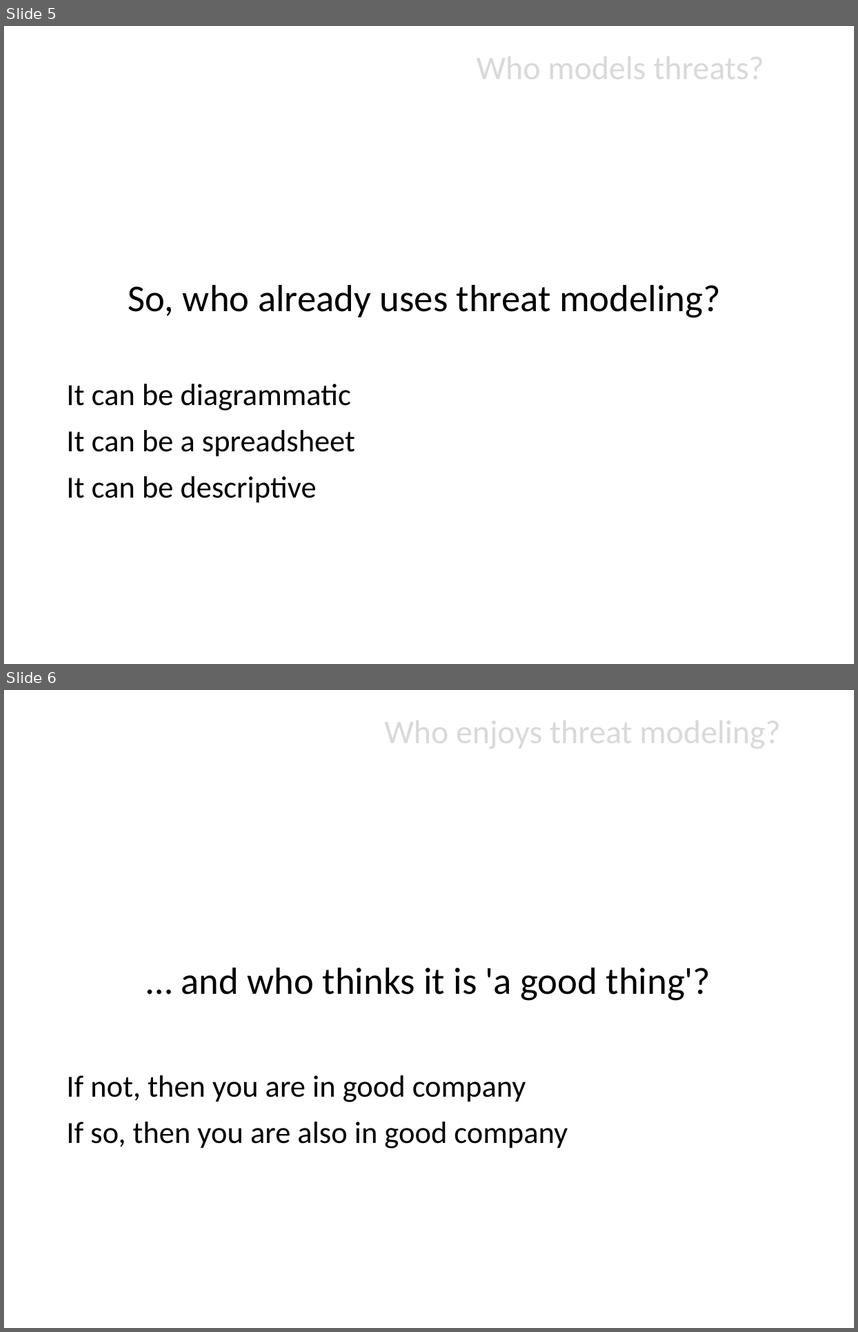
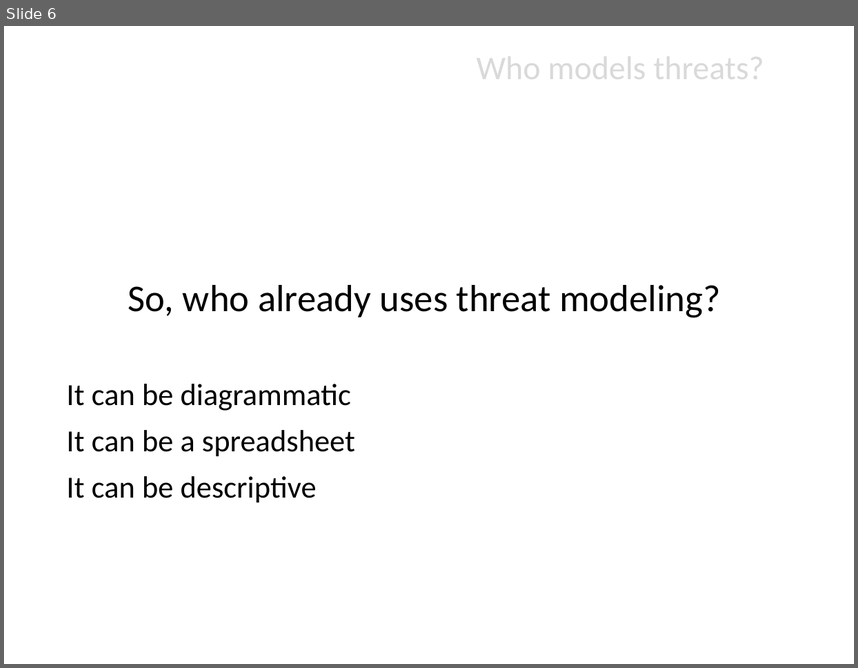
Before and after one commit to jgadsden/owasp-threat-dragon-models, a slide deck: OWASP_short_introduction_threat_modeling.odp. Shown one above the other, each under a label of ours: slides 5 and 6 before the commit, slide 6 after it. The pictures are 858x1332 and 858x668 pixels, drawn with LibreOffice and Linux fonts; fonts in the diff are those of the drawing; background and template pictures are left out. Boxes give left, top, right and bottom in pixels: in the first picture for what was removed or moved away, otherwise in the second. Text is boxed around its words. In the diff, an @@ line names an element or a change of style, - is before the commit and + after.

```diff
--- a/OWASP_short_introduction_threat_modeling.odp
+++ b/OWASP_short_introduction_threat_modeling.odp
@@ slide 6 removed at [4, 690, 854, 1328], background picture (left out) @@
@@ title removed at [384, 712, 780, 752] @@
-Who enjoys threat modeling?
@@ subtitle removed at [67, 967, 711, 1148] @@
-… and who thinks it is 'a good thing'?
-● If not, then you are in good company
-● If so, then you are also in good company
@@ what was slide 5 is now slide 6 @@
```
Also in this commit, not shown: 5 slides changed, 4 slides added, 1 other slide removed.
